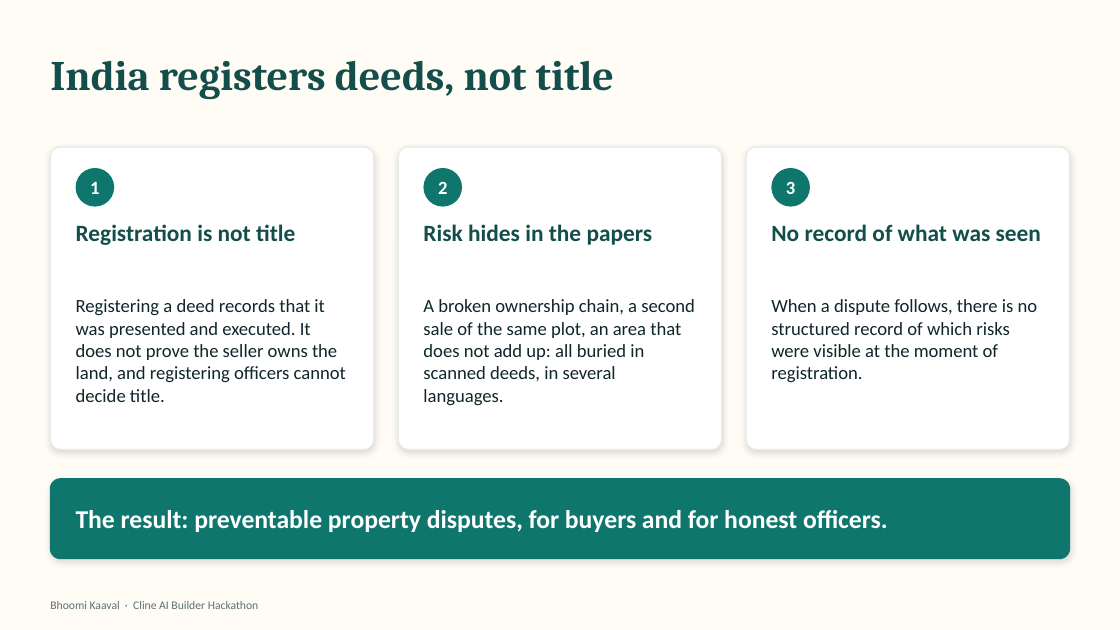
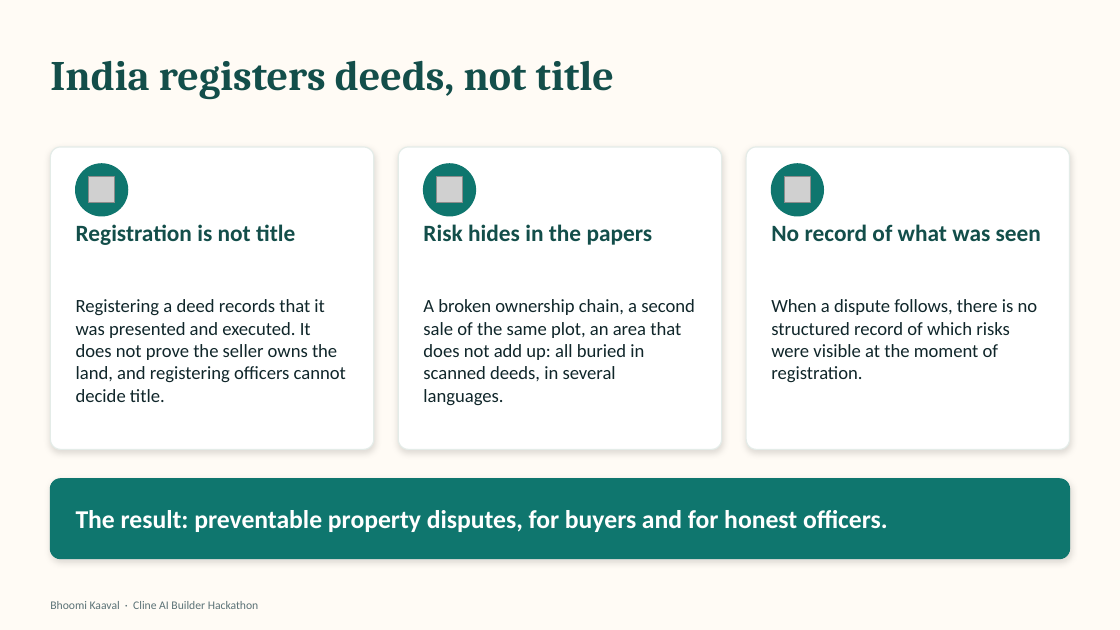
Before and after one commit to hardik23jain-glitch/ClueLess, a slide deck: slide 2 of docs/Bhoomi_Kaaval_Deck.pptx. Drawn at 1120x630 pixels with LibreOffice and Linux fonts; fonts in the diff are those of the drawing; grey boxes stand for pictures. Boxes give left, top, right and bottom in pixels: in the first picture for what was removed or moved away, otherwise in the second. Text is boxed around its words. In the diff, an @@ line names an element or a change of style, - is before the commit and + after.

Commit message:
docs: deck with icons and real app screenshots (16 slides), PDF re-exported

```diff
--- a/docs/Bhoomi_Kaaval_Deck.pptx
+++ b/docs/Bhoomi_Kaaval_Deck.pptx
@@ ellipse removed at (x1=76, y1=168, x2=114, y2=207) @@
-1
@@ ellipse added at (x1=76, y1=164, x2=128, y2=216), fill #0F766E, outline #0F766E 1 pt @@
@@ picture added at (x1=88, y1=176, x2=114, y2=202) @@
@@ ellipse removed at (x1=423, y1=168, x2=462, y2=207) @@
-2
@@ ellipse added at (x1=423, y1=164, x2=476, y2=216), fill #0F766E, outline #0F766E 1 pt @@
@@ picture added at (x1=437, y1=176, x2=463, y2=202) @@
@@ ellipse removed at (x1=771, y1=168, x2=810, y2=207) @@
-3
@@ ellipse added at (x1=771, y1=164, x2=823, y2=216), fill #0F766E, outline #0F766E 1 pt @@
@@ picture added at (x1=785, y1=176, x2=811, y2=202) @@
```
Also in this commit, not shown: 10 other slides changed, 1 slide added, 1 other file.
